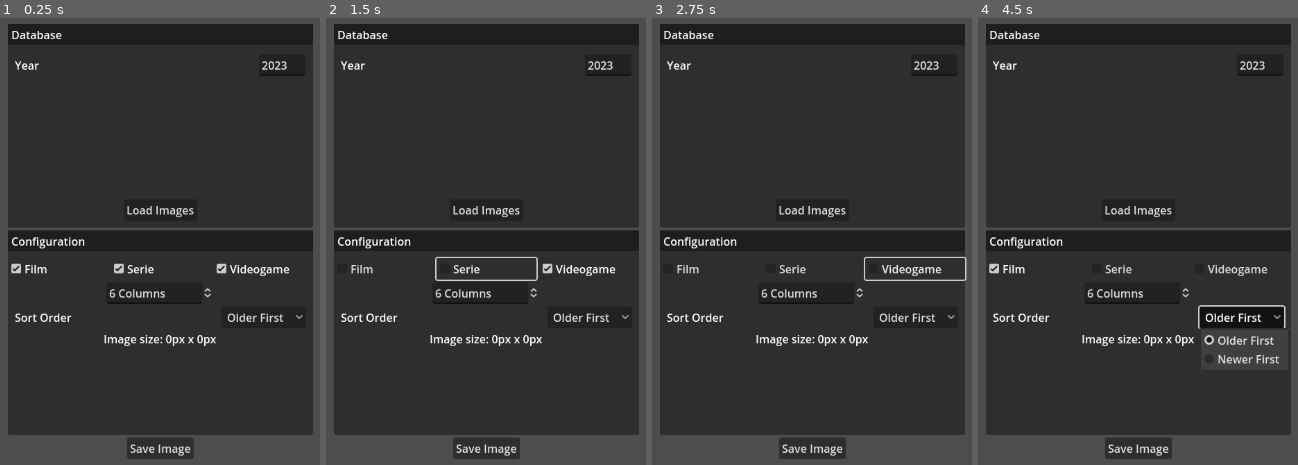
Above: before the commit, frames 1-4 (left to right).
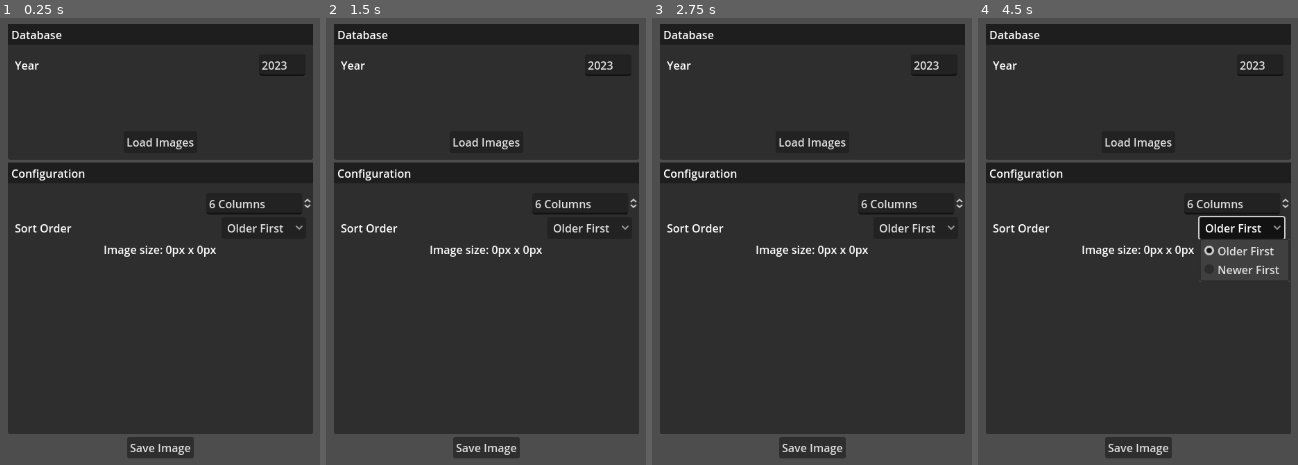
Above: after the commit, the same moments.

Repository: christt105/MediaCoverRecap
Game: Godot game, scene res://MediaCoverRecap/MediaCoverRecap.tscn
The game is run twice, just before and just after one commit, with the same random seed, the same clock (stepped at 60 frames per second) and the same inputs. This scene is started directly instead of the project's main scene.
Inputs (mouse positions are in pixels of both pictures, inside the frame that each line leads up to):
- Up to frame 1 (0.25 s): no input
- Up to frame 2 (1.5 s): click (383, 268) at 0.5 s, where only the run before the commit has a clickable "Film"; click (486, 268) at 1.25 s, where only the run before the commit has a clickable "Serie"
- Up to frame 3 (2.75 s): click (914, 268) at 2 s, where only the run before the commit has a clickable "Videogame"
- Up to frame 4 (4.5 s): click "Older First" at 2.75 s; click (1035, 268) at 3.5 s, where only the run before the commit has a clickable "Film"; click "Older First" at 4.25 s

The runs differ from the first frame. In frame 1, 4.7% of the frame differs, in the area x 2-98%, y 26-98%; in frame 2, 4.8%; in frame 3, 4.7%; in frame 4, 7.7%.
Error in both runs: Invalid access to property or key 'message' on a base object of type 'Nil'. (res://Notion/NotionController.gd:65)

Commit message:
vertical and horizontal separation

Diff:
--- a/MediaCoverRecap/MediaCoverRecap/Collage.gd
+++ b/MediaCoverRecap/MediaCoverRecap/Collage.gd
@@ -12,6 +12,19 @@
 		if grid_container != null:
 			grid_container.columns = value
 			reset_grid_container_size()
+
+
+var h_separation:int:
+	get:
+		return grid_container.get_theme_constant_override("h_separation")
+	set(value):
+		grid_container.add_theme_constant_override("h_separation", value)
+
+var v_separation:int:
+	get:
+		return grid_container.get_theme_constant_override("v_separation")
+	set(value):
+		grid_container.add_theme_constant_override("v_separation", value)
 
 
 var media_type_filter:Dictionary = {}
--- a/MediaCoverRecap/MediaCoverRecap/Configuration.gd
+++ b/MediaCoverRecap/MediaCoverRecap/Configuration.gd
@@ -3,18 +3,21 @@
 
 @export var collage:Collage
 
+@export var filters_container:GridContainer
 @export var columns:SpinBox
+@export var h_separation:SpinBox
+@export var v_separation:SpinBox
 @export var sort:OptionButton
 @export var image_size_info:Label
-@export var filters_container:GridContainer
 
 enum Order {OLDER, NEWER}
-
 
 func _ready() -> void:
 	collage.resized.connect(_on_collage_resized)
 	columns.value_changed.connect(_on_columns_changed)
 	sort.item_selected.connect(_on_sort_changed)
+	h_separation.value_changed.connect(_on_horizontal_separation_changed)
+	v_separation.value_changed.connect(_on_vertical_separation_changed)
 
 
 func set_media_types(media_types:Array[MediaType]) -> void:
@@ -33,6 +36,14 @@
 	image_size_info.text = "Image size: %dpx x %dpx" % [size.x, size.y]
 
 
+func _on_horizontal_separation_changed(value:float) -> void:
+	collage.h_separation = int(value)
+
+
+func _on_vertical_separation_changed(value:float) -> void:
+	collage.v_separation = int(value)
+
+
 func _on_columns_changed(value:float) -> void:
 	collage.columns = int(value)
 
--- a/MediaCoverRecap/MediaCoverRecap/MediaCoverRecap.tscn
+++ b/MediaCoverRecap/MediaCoverRecap/MediaCoverRecap.tscn
@@ -64,6 +64,7 @@
 [node name="Database" type="Panel" parent="HBoxContainer/MarginContainer2/VBoxContainer" node_paths=PackedStringArray("year", "load_button")]
 layout_mode = 2
 size_flags_vertical = 3
+size_flags_stretch_ratio = 0.5
 script = ExtResource("2_y6cdp")
 year = NodePath("DatabaseSection/MarginContainer/VBoxContainer/Year/LineEdit")
 load_button = NodePath("DatabaseSection/MarginContainer/VBoxContainer/LoadImagesButton")
@@ -130,15 +131,17 @@
 size_flags_vertical = 10
 text = "Load Images"
 
-[node name="Configuration" type="Panel" parent="HBoxContainer/MarginContainer2/VBoxContainer" node_paths=PackedStringArray("collage", "columns", "sort", "image_size_info", "filters_container")]
+[node name="Configuration" type="Panel" parent="HBoxContainer/MarginContainer2/VBoxContainer" node_paths=PackedStringArray("collage", "filters_container", "columns", "h_separation", "v_separation", "sort", "image_size_info")]
 layout_mode = 2
 size_flags_vertical = 3
 script = ExtResource("3_qhacw")
 collage = NodePath("../../../../Collage")
+filters_container = NodePath("DatabaseSection/VBoxContainer/Filters")
 columns = NodePath("DatabaseSection/VBoxContainer/Columns")
+h_separation = NodePath("DatabaseSection/VBoxContainer/HorizontalSeparation/HBoxContainer/SpinBox")
+v_separation = NodePath("DatabaseSection/VBoxContainer/VerticalSeparation/HBoxContainer/SpinBox")
 sort = NodePath("DatabaseSection/VBoxContainer/MarginContainer/HBoxContainer/OrderOptionButton")
 image_size_info = NodePath("DatabaseSection/VBoxContainer/ImageSizeLabel")
-filters_container = NodePath("DatabaseSection/VBoxContainer/Filters")
 
 [node name="DatabaseSection" type="VBoxContainer" parent="HBoxContainer/MarginContainer2/VBoxContainer/Configuration"]
 layout_mode = 1
@@ -180,28 +183,10 @@
 size_flags_vertical = 0
 columns = 3
 
-[node name="FilmCheckBox" type="CheckBox" parent="HBoxContainer/MarginContainer2/VBoxContainer/Configuration/DatabaseSection/VBoxContainer/Filters"]
-layout_mode = 2
-size_flags_horizontal = 3
-button_pressed = true
-text = "Film"
-
-[node name="SerieCheckBox" type="CheckBox" parent="HBoxContainer/MarginContainer2/VBoxContainer/Configuration/DatabaseSection/VBoxContainer/Filters"]
-layout_mode = 2
-size_flags_horizontal = 3
-button_pressed = true
-text = "Serie"
-
-[node name="VideogameCheckBox" type="CheckBox" parent="HBoxContainer/MarginContainer2/VBoxContainer/Configuration/DatabaseSection/VBoxContainer/Filters"]
-layout_mode = 2
-size_flags_horizontal = 3
-button_pressed = true
-text = "Videogame"
-
 [node name="Columns" type="SpinBox" parent="HBoxContainer/MarginContainer2/VBoxContainer/Configuration/DatabaseSection/VBoxContainer"]
 custom_minimum_size = Vector2(154.38, 0)
 layout_mode = 2
-size_flags_horizontal = 4
+size_flags_horizontal = 8
 size_flags_vertical = 0
 min_value = 1.0
 value = 6.0
@@ -209,6 +194,42 @@
 allow_greater = true
 suffix = "Columns"
 
+[node name="HorizontalSeparation" type="MarginContainer" parent="HBoxContainer/MarginContainer2/VBoxContainer/Configuration/DatabaseSection/VBoxContainer"]
+visible = false
+layout_mode = 2
+theme_override_constants/margin_left = 10
+theme_override_constants/margin_right = 10
+
+[node name="HBoxContainer" type="HBoxContainer" parent="HBoxContainer/MarginContainer2/VBoxContainer/Configuration/DatabaseSection/VBoxContainer/HorizontalSeparation"]
+layout_mode = 2
+
+[node name="Label" type="Label" parent="HBoxContainer/MarginContainer2/VBoxContainer/Configuration/DatabaseSection/VBoxContainer/HorizontalSeparation/HBoxContainer"]
+layout_mode = 2
+size_flags_horizontal = 3
+text = "Horizontal Separation"
+
+[node name="SpinBox" type="SpinBox" parent="HBoxContainer/MarginContainer2/VBoxContainer/Configuration/DatabaseSection/VBoxContainer/HorizontalSeparation/HBoxContainer"]
+layout_mode = 2
+allow_greater = true
+
+[node name="VerticalSeparation" type="MarginContainer" parent="HBoxContainer/MarginContainer2/VBoxContainer/Configuration/DatabaseSection/VBoxContainer"]
+visible = false
+layout_mode = 2
+theme_override_constants/margin_left = 10
+theme_override_constants/margin_right = 10
+
+[node name="HBoxContainer" type="HBoxContainer" parent="HBoxContainer/MarginContainer2/VBoxContainer/Configuration/DatabaseSection/VBoxContainer/VerticalSeparation"]
+layout_mode = 2
+
+[node name="Label" type="Label" parent="HBoxContainer/MarginContainer2/VBoxContainer/Configuration/DatabaseSection/VBoxContainer/VerticalSeparation/HBoxContainer"]
+layout_mode = 2
+size_flags_horizontal = 3
+text = "Vertical Separation"
+
+[node name="SpinBox" type="SpinBox" parent="HBoxContainer/MarginContainer2/VBoxContainer/Configuration/DatabaseSection/VBoxContainer/VerticalSeparation/HBoxContainer"]
+layout_mode = 2
+allow_greater = true
+
 [node name="MarginContainer" type="MarginContainer" parent="HBoxContainer/MarginContainer2/VBoxContainer/Configuration/DatabaseSection/VBoxContainer"]
 layout_mode = 2
 theme_override_constants/margin_left = 10
